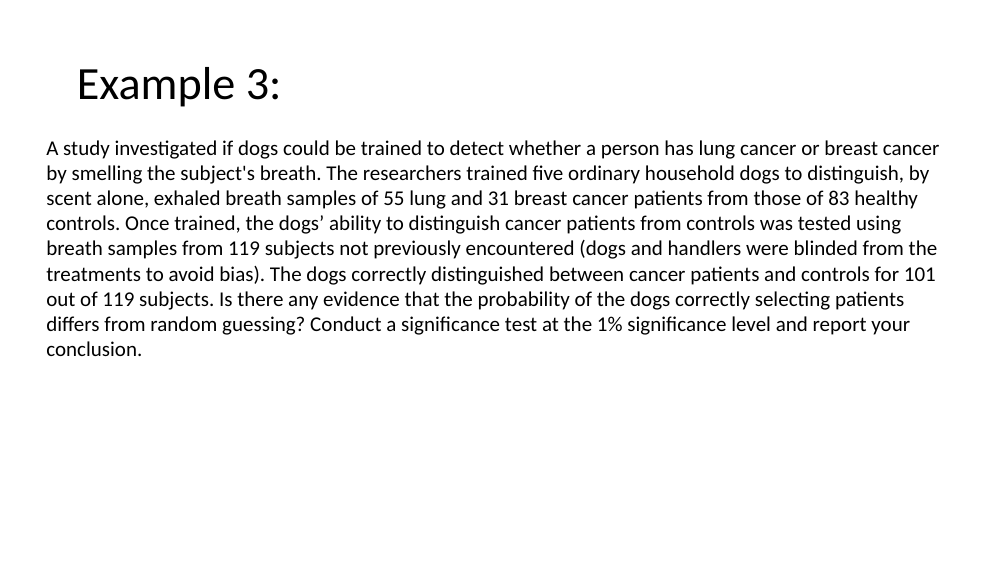
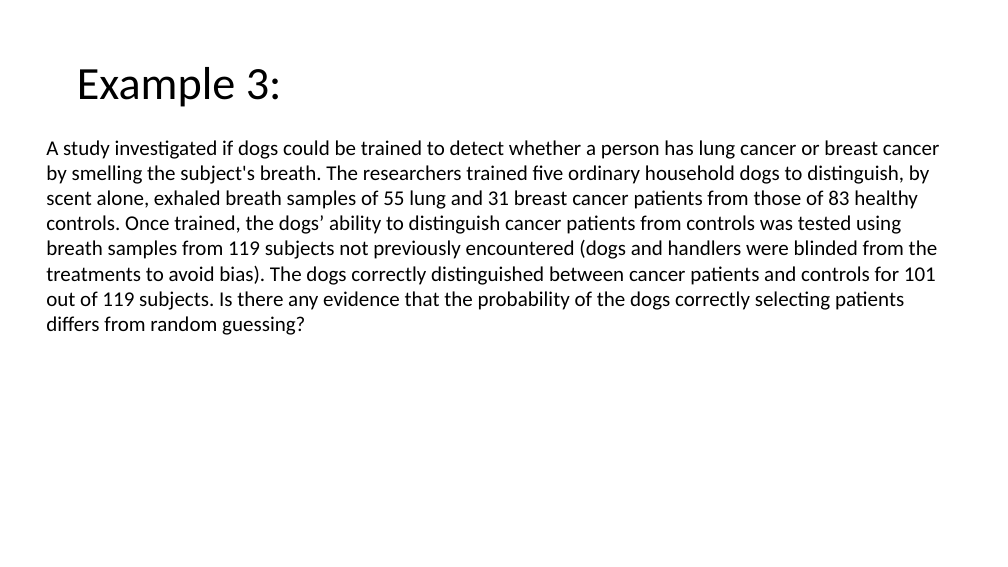
Before and after one commit to Jarred6068/Kvamme_UI_STAT251, a slide deck: slide 7 of docs/lecture_slides/Week 12/Week12_Lecture22_Slides_3_27_2024.pptx. Drawn at 1008x567 pixels with LibreOffice and Linux fonts; fonts in the diff are those of the drawing. Boxes give left, top, right and bottom in pixels: in the first picture for what was removed or moved away, otherwise in the second. Text is boxed around its words. In the diff, an @@ line names an element or a change of style, - is before the commit and + after.

```diff
--- a/docs/lecture_slides/Week 12/Week12_Lecture22_Slides_3_27_2024.pptx
+++ b/docs/lecture_slides/Week 12/Week12_Lecture22_Slides_3_27_2024.pptx
@@ text at box(46, 140, 939, 335): text changed @@
-A study investigated if dogs could be trained to detect whether a person has lung cancer or breast cancer by smelling the subject's breath. The researchers trained five ordinary household dogs to distinguish, by scent alone, exhaled breath samples of 55 lung and 31 breast cancer patients from those of 83 healthy controls. Once trained, the dogs’ ability to distinguish cancer patients from controls was tested using breath samples from 119 subjects not previously encountered (dogs and handlers were blinded from the treatments to avoid bias). The dogs correctly distinguished between cancer patients and controls for 101 out of 119 subjects. Is there any evidence that the probability of the dogs correctly selecting patients differs from random guessing? Conduct a significance test at the 1% significance level and report your conclusion.
+A study investigated if dogs could be trained to detect whether a person has lung cancer or breast cancer by smelling the subject's breath. The researchers trained five ordinary household dogs to distinguish, by scent alone, exhaled breath samples of 55 lung and 31 breast cancer patients from those of 83 healthy controls. Once trained, the dogs’ ability to distinguish cancer patients from controls was tested using breath samples from 119 subjects not previously encountered (dogs and handlers were blinded from the treatments to avoid bias). The dogs correctly distinguished between cancer patients and controls for 101 out of 119 subjects. Is there any evidence that the probability of the dogs correctly selecting patients differs from random guessing?
```
Also in this commit, not shown: 5 other slides changed, 5 slides added, 2 slides removed, 6 other files.
